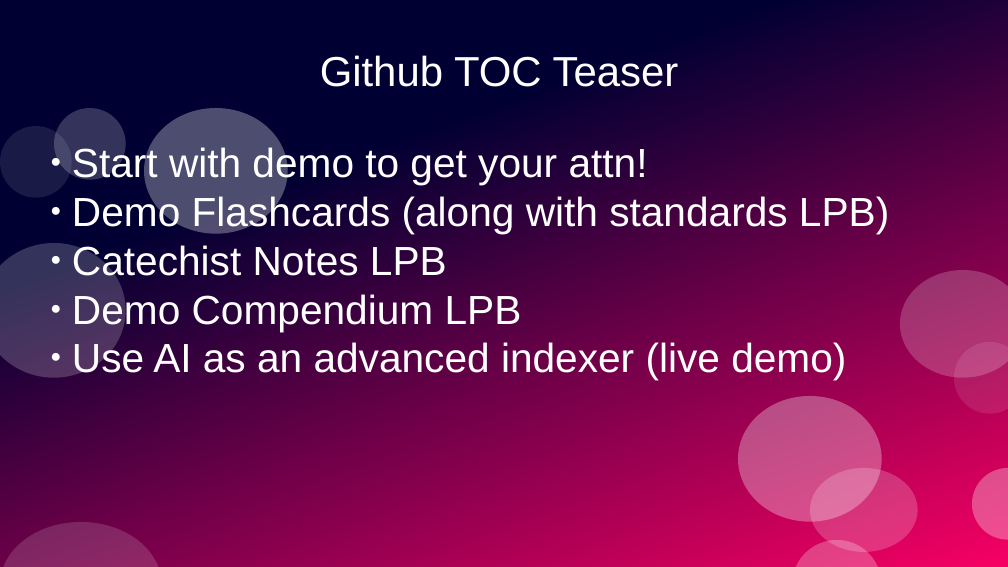
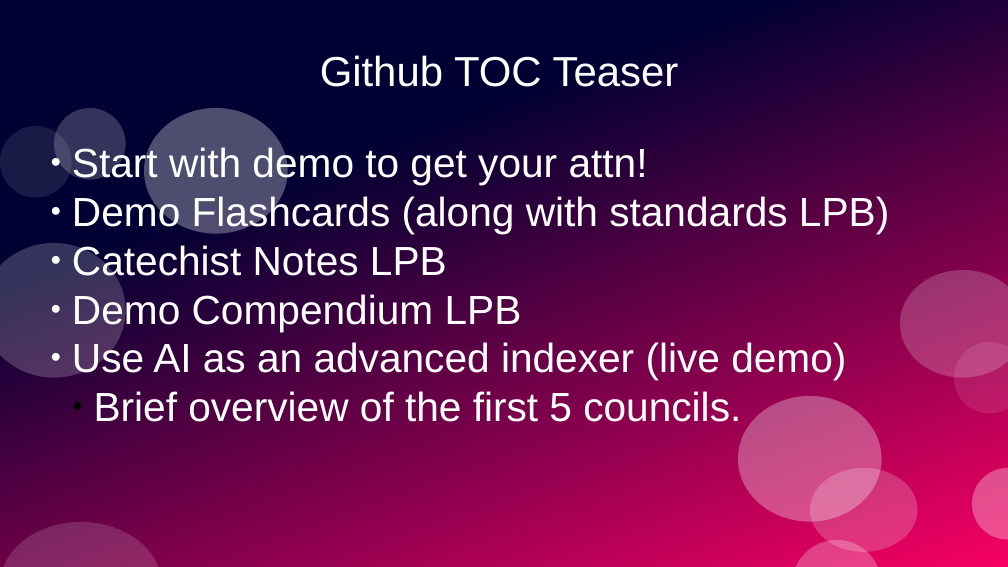
Before and after one commit to stevemac321/Catechist, a slide deck: slide 2 of Mastery.pptx. Drawn at 1008x567 pixels with LibreOffice and Linux fonts; fonts in the diff are those of the drawing. Boxes give left, top, right and bottom in pixels: in the first picture for what was removed or moved away, otherwise in the second. Text is boxed around its words. In the diff, an @@ line names an element or a change of style, - is before the commit and + after.

```diff
--- a/Mastery.pptx
+++ b/Mastery.pptx
@@ subtitle at box(94, 391, 741, 422): paragraph added @@
+  ● Brief overview of the first 5 councils.
```
